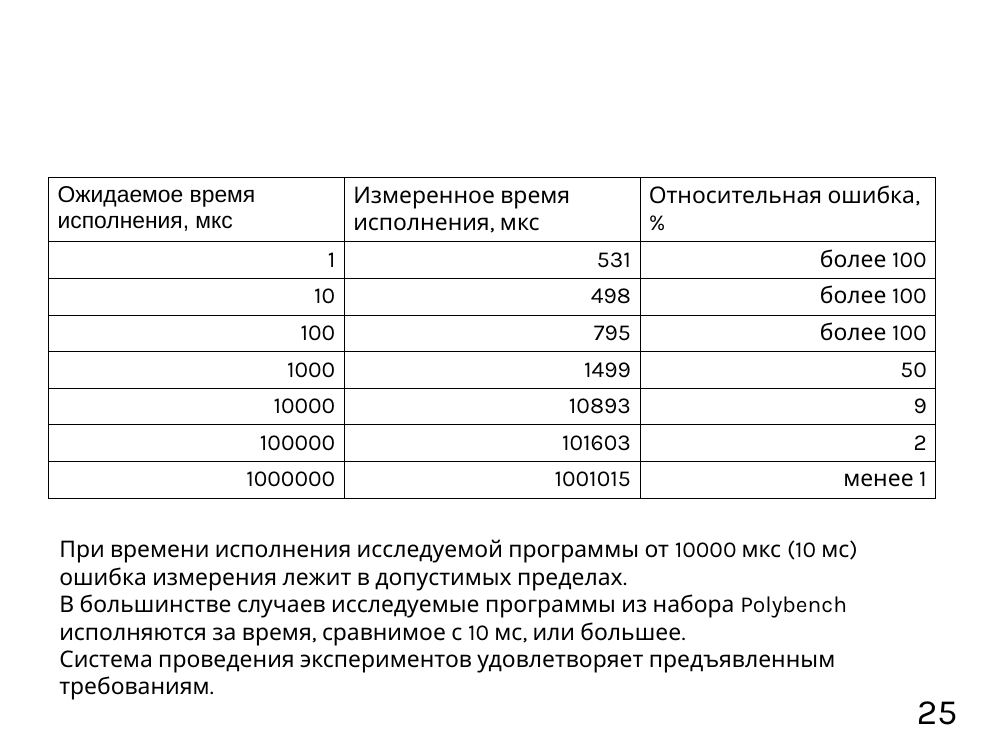
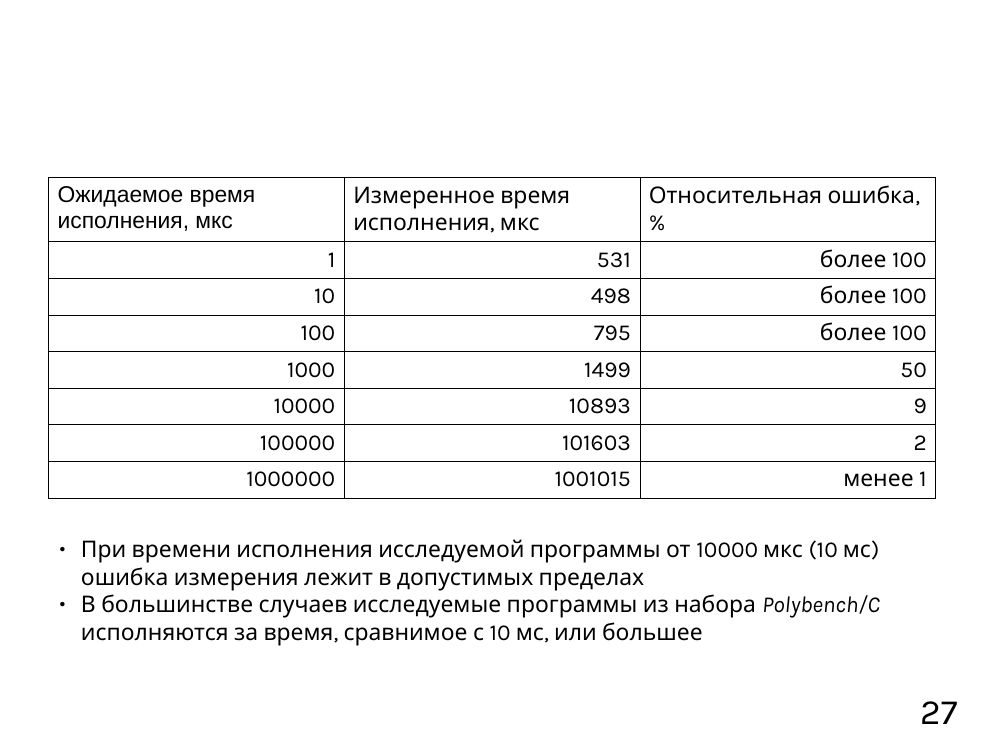
Before and after one commit to mkpankov/adaptor, a slide deck: slide 27 of diploma/defense/brochure.odp (slide 25 before the commit). Drawn at 1008x756 pixels with LibreOffice and Linux fonts; fonts in the diff are those of the drawing; background and template pictures are left out. Boxes give left, top, right and bottom in pixels: in the first picture for what was removed or moved away, otherwise in the second. Text is boxed around its words. In the diff, an @@ line names an element or a change of style, - is before the commit and + after.

```diff
--- a/diploma/defense/brochure.odp
+++ b/diploma/defense/brochure.odp
@@ text at bbox=[81, 539, 880, 646]: text changed @@
-При времени исполнения исследуемой программы от 10000 мкс (10 мс) ошибка измерения лежит в допустимых пределах.
-В большинстве случаев исследуемые программы из набора Polybench исполняются за время, сравнимое с 10 мс, или большее.
-Система проведения экспериментов удовлетворяет предъявленным требованиям.
+● При времени исполнения исследуемой программы от 10000 мкс (10 мс) ошибка измерения лежит в допустимых пределах
+● В большинстве случаев исследуемые программы из набора Polybench/C исполняются за время, сравнимое с 10 мс, или большее
@@ page number at bbox=[920, 701, 957, 724]: text changed @@
-25
+27
```
Also in this commit, not shown: 10 other slides changed, 7 slides added, 1 slide removed, 2 other files.
